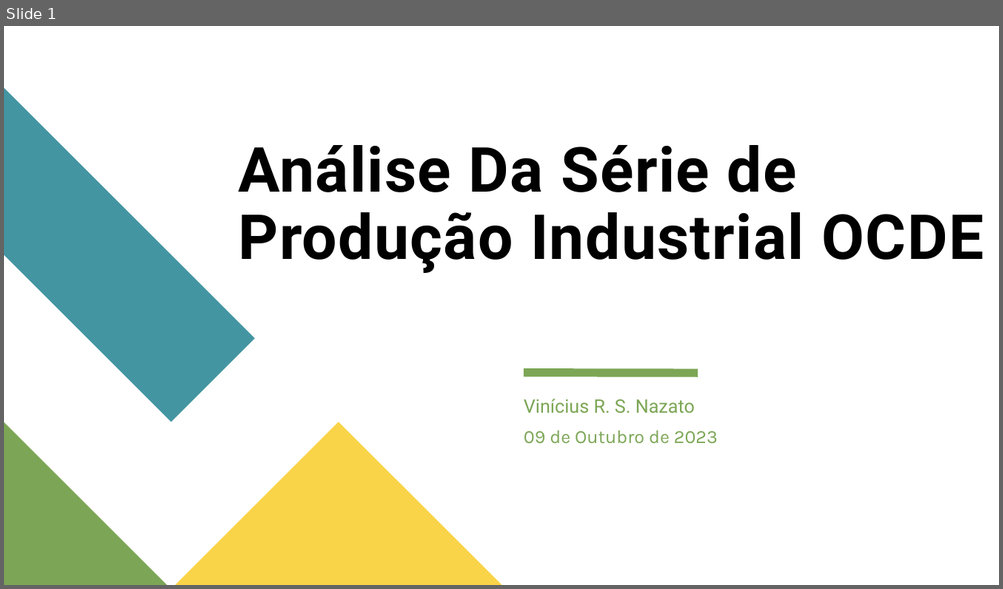
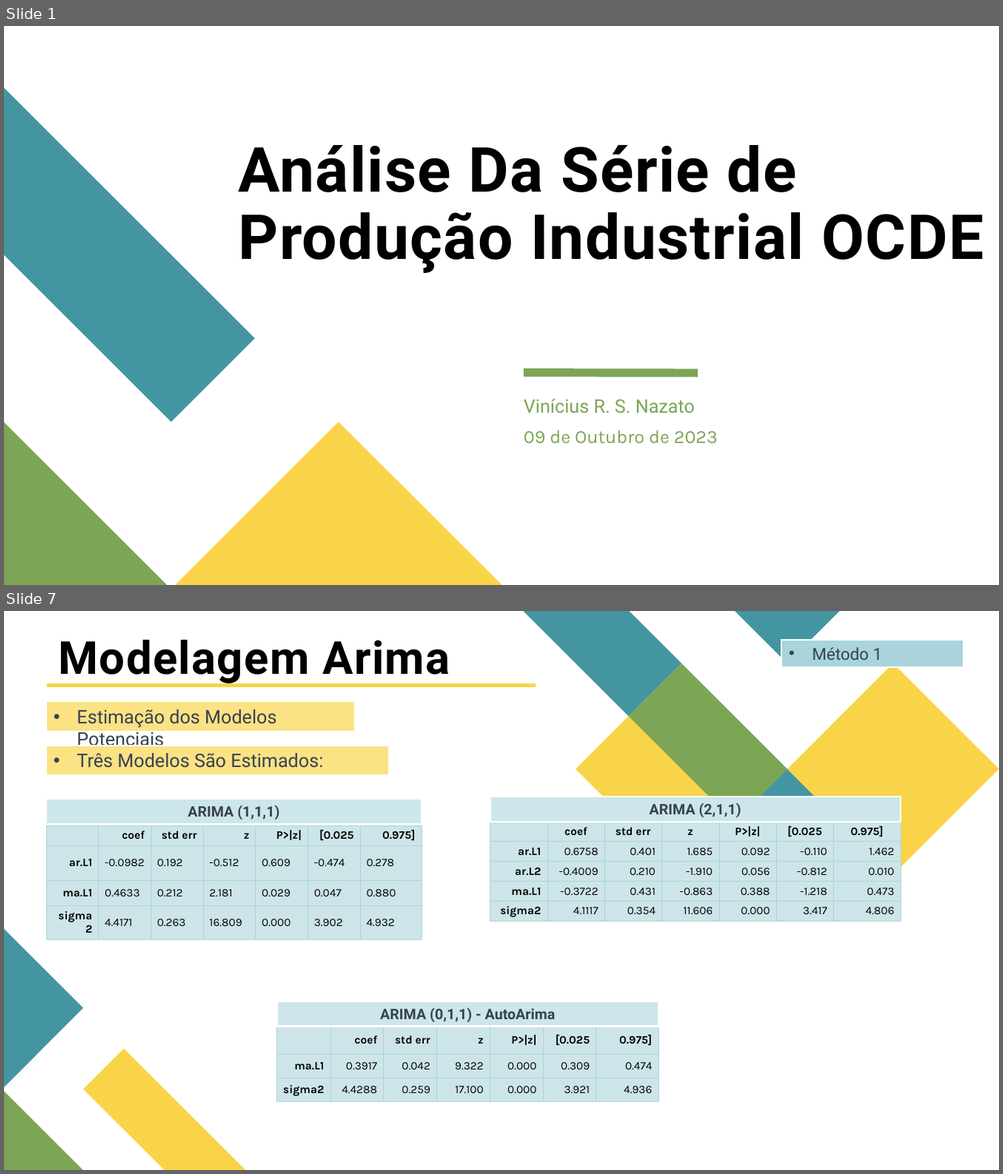
Before and after one commit to ViniNazato/PredictingIndustrialProduction, a slide deck: Análise Da Série de Produção Industrial OCDE.pptx. Shown one above the other, each under a label of ours: slide 1 before the commit, slides 1 and 7 after it; the slides between them are not shown. The pictures are 1003x589 and 1003x1174 pixels, drawn with LibreOffice and Linux fonts; fonts in the diff are those of the drawing. Boxes give left, top, right and bottom in pixels: in the first picture for what was removed or moved away, otherwise in the second. Text is boxed around its words. In the diff, an @@ line names an element or a change of style, - is before the commit and + after.

```diff
--- a/Análise Da Série de Produção Industrial OCDE.pptx
+++ b/Análise Da Série de Produção Industrial OCDE.pptx
@@ slide 7 added at (4, 611, 999, 1170), background #FFFFFF @@
@@ title added at (59, 639, 449, 685), 44 pt, text #000000, bold @@
+Modelagem Arima
@@ rectangle added at (782, 639, 964, 667), fill #A9D4DB, outline #FFFFFF 1.5 pt, 16 pt, text #374151 @@
+• Método 1
@@ group added at (523, 611, 999, 875): 5 freeform shapes @@
@@ rectangle added at (46, 683, 537, 688), fill #F9D448, outline #FFFFFF 1.5 pt @@
@@ rectangle added at (46, 701, 355, 731), fill #FBE284, outline #FFFFFF 1.5 pt, 18 pt, text #374151 @@
+• Estimação dos Modelos Potenciais
@@ rectangle added at (46, 745, 389, 775), fill #FBE284, outline #FFFFFF 1.5 pt, 18 pt, text #374151 @@
+• Três Modelos São Estimados:
@@ rectangle added at (46, 799, 422, 824), fill #CDE6EA, outline #FFFFFF 1.5 pt, 14 pt, text #374151, bold @@
+ARIMA (1,1,1)
@@ rectangle added at (489, 797, 900, 822), fill #CDE6EA, outline #FFFFFF 1.5 pt, 14 pt, text #374151, bold @@
+ARIMA (2,1,1)
@@ table added at (46, 826, 421, 932), 4 rows, 7 columns @@
+ | coef | std err | z | P>|z| | [0.025 | 0.975]
+ar.L1 | -0.0982 | 0.192 | -0.512 | 0.609 | -0.474 | 0.278
+ma.L1 | 0.4633 | 0.212 | 2.181 | 0.029 | 0.047 | 0.880
+sigma2 | 4.4171 | 0.263 | 16.809 | 0.000 | 3.902 | 4.932
@@ table added at (489, 822, 902, 921), 5 rows, 7 columns @@
+ | coef | std err | z | P>|z| | [0.025 | 0.975]
+ar.L1 | 0.6758 | 0.401 | 1.685 | 0.092 | -0.110 | 1.462
+ar.L2 | -0.4009 | 0.210 | -1.910 | 0.056 | -0.812 | 0.010
+ma.L1 | -0.3722 | 0.431 | -0.863 | 0.388 | -1.218 | 0.473
+sigma2 | 4.1117 | 0.354 | 11.606 | 0.000 | 3.417 | 4.806
@@ freeform shape added at (4, 930, 83, 1088), fill #4495A2 @@
@@ rectangle added at (277, 1001, 658, 1027), fill #CDE6EA, outline #FFFFFF 1.5 pt, 14 pt, text #374151, bold @@
+ARIMA (0,1,1) - AutoArima
@@ table added at (276, 1027, 657, 1102), 3 rows, 7 columns @@
+ | coef | std err | z | P>|z| | [0.025 | 0.975]
+ma.L1 | 0.3917 | 0.042 | 9.322 | 0.000 | 0.309 | 0.474
+sigma2 | 4.4288 | 0.259 | 17.100 | 0.000 | 3.921 | 4.936
@@ freeform shape added at (83, 1049, 245, 1170), fill #F9D448 @@
@@ freeform shape added at (4, 1091, 83, 1170), fill #7CA655 @@
```
Also in this commit, not shown: 2 slides changed, 23 other slides added, 3 slides removed, 8 other files.
